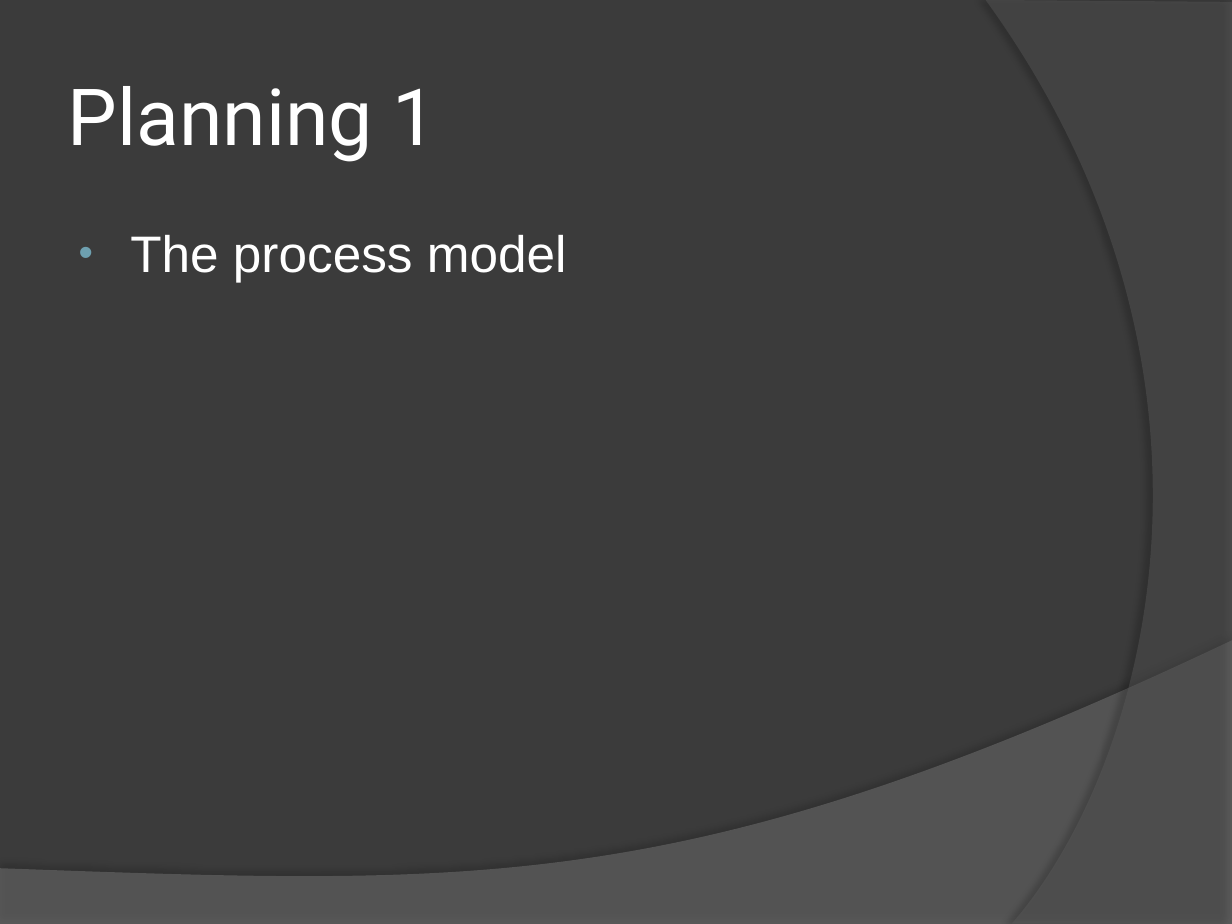
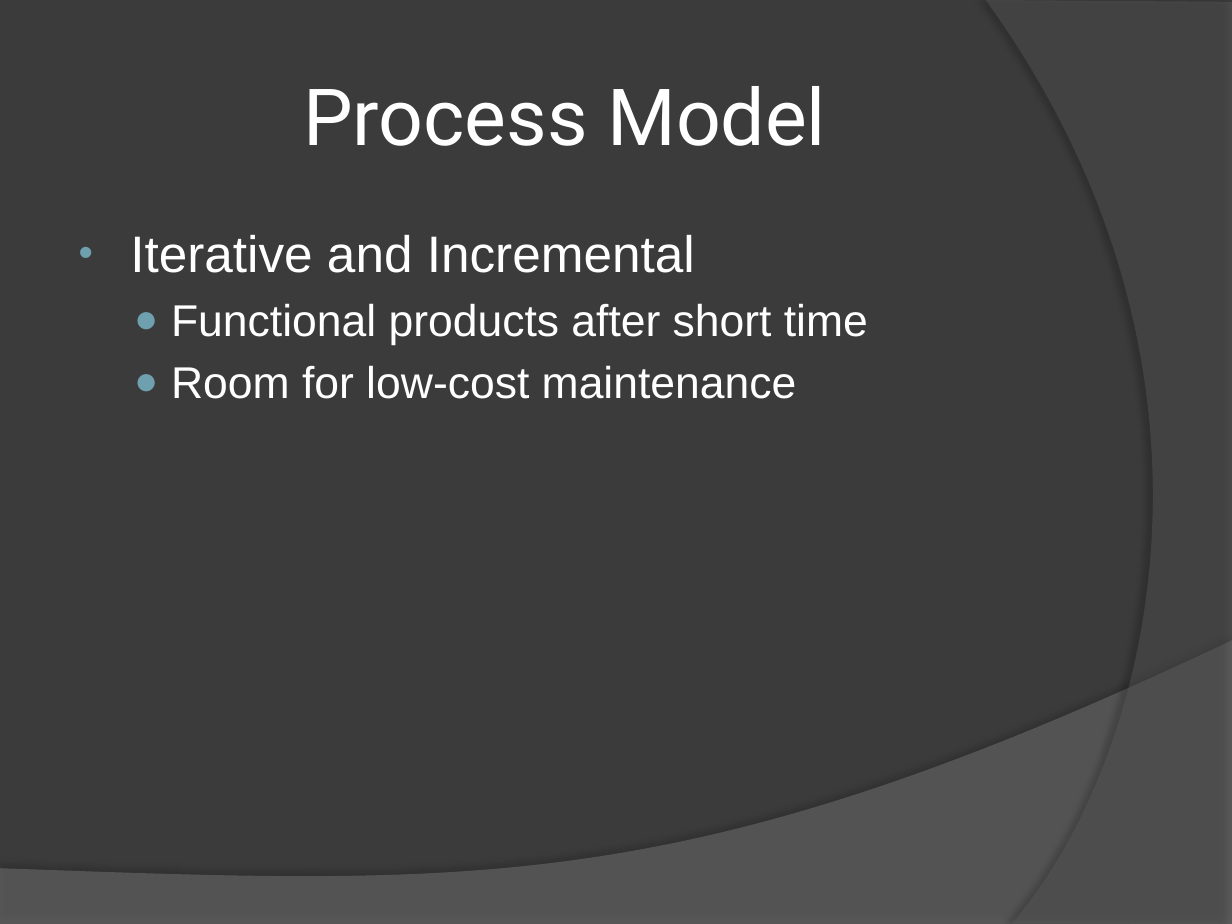
Before and after one commit to bsclayt1/CSE360-Project, a slide deck: slide 4 of Presentation/Presentation.pptx (slide 3 before the commit). Drawn at 1232x924 pixels with LibreOffice and Linux fonts; fonts in the diff are those of the drawing. Boxes give left, top, right and bottom in pixels: in the first picture for what was removed or moved away, otherwise in the second. Text is boxed around its words. In the diff, an @@ line names an element or a change of style, - is before the commit and + after.

```diff
--- a/Presentation/Presentation.pptx
+++ b/Presentation/Presentation.pptx
@@ title at <box>303,86,826,146</box>: text changed @@
-Planning 1
+Process Model
@@ text at <box>130,235,868,399</box>: text changed; size 30 to 26 pt @@
-• The process model
+• Iterative and Incremental
+  ● Functional products after short time
+  ● Room for low-cost maintenance
```
Also in this commit, not shown: 8 other slides changed, 1 slide added, 4 slides removed, 8 other files.
